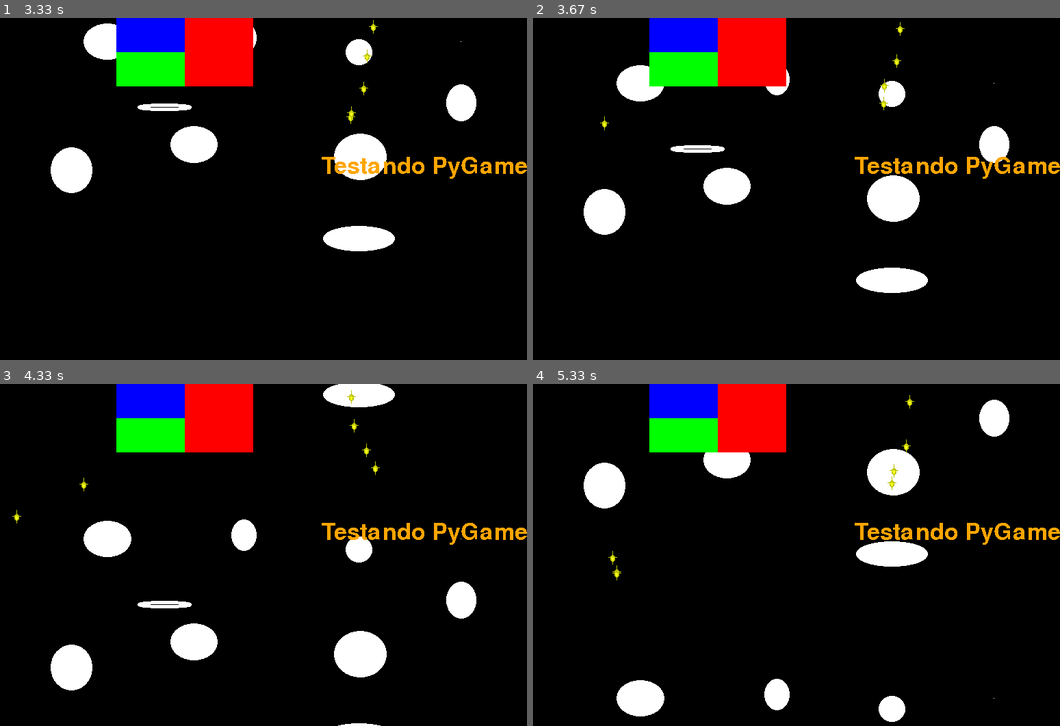
Above: before the commit, frames 1-4 (two rows, left to right).
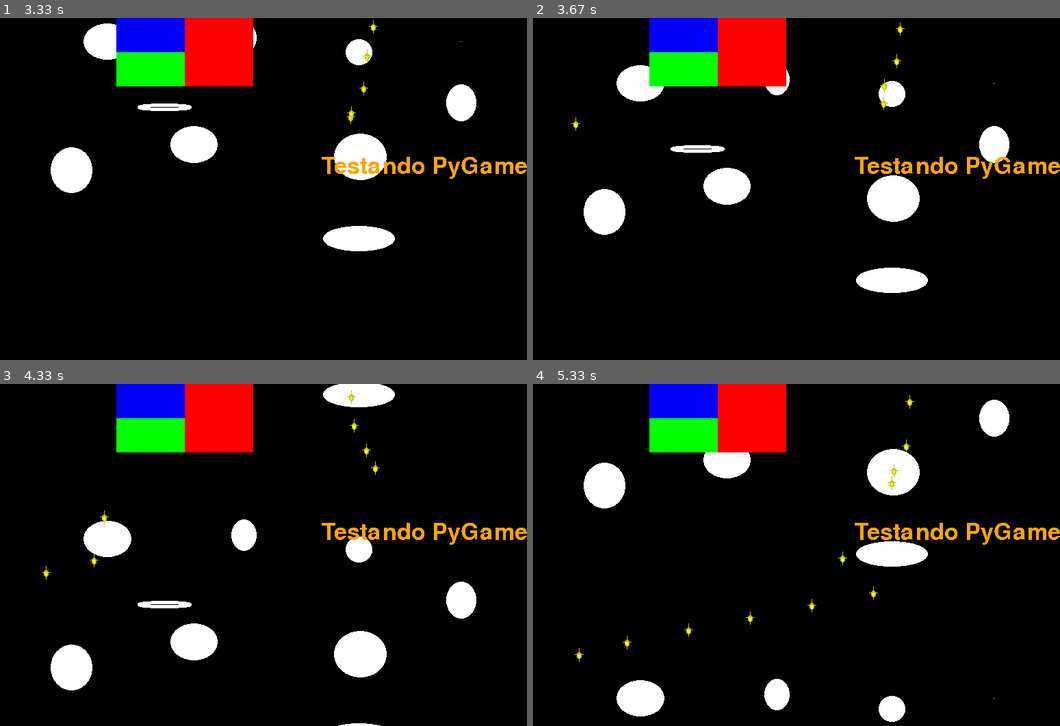
Above: after the commit, the same moments.

Repository: UNIVEM-BCC-BSI/Cosmos-Learning
Game: pygame game, started from tests/PyGame/pyGame-Features.py
Same seed, same stepped clock (60 frames per second), same inputs: the game is played once before the commit and once after it.
Inputs:
- Up to frame 1 (3.33 s): tap Space at 0.33, 0.73, 1.03, 1.23, 1.57, 1.87, 2.07, 2.37, 2.63, 2.97, 3.27 s; hold D 0.67-1.13 s; hold W 1.17-1.47 s; hold D 1.5-1.97 s; hold A 2-2.53 s; hold S 2.57-2.87 s; hold A 2.9-3.3 s
- Up to frame 2 (3.67 s): hold W from 3.33 s (still down); tap Space at 3.4 s
- Up to frame 3 (4.33 s): release W at 3.7 s; hold D from 3.73 s (still down); tap Space at 3.8, 4.1 s
- Up to frame 4 (5.33 s): release D at 4.37 s; hold S 4.4-4.77 s; tap Space at 4.47, 4.87, 5.17 s; hold A 4.8-5.27 s; hold D from 5.3 s (still down)

Frame 1 is identical in both runs. In frame 2, less than 0.1% of the frame differs, in the area x 7-15%, y 28-33%; in frame 3, 0.1%; in frame 4, 0.2%, in the area x 7-66%, y 48-82%.

Commit message:
sistema de tiros inimigos funcionando , falta adicionar sistema de colisões e dano

Diff:
--- a/tests/PyGame/pyGame-Features.py
+++ b/tests/PyGame/pyGame-Features.py
@@ -5,7 +5,9 @@
 
 #TODO diminuir a vida do inimigo
 #TODO adicionar dano aos disparos
-#TODO retrabalhar sistema de inimigos
+#TODO retrabalhar sistema de inimigos (+/- completo, falta adicionar colisao e dano)
+#TODO fazer um metodo para retornar a posição dos tiros, player e inimigos
+
 
 #-----------------------------------------
 #O principal conceito no pygame é o de
@@ -19,7 +21,7 @@
 #------------------------------------------
 
 class Enemy:
-    def __init__(self,tela, vida, spawnPositionX, spawnPositionY, atirador, caminhoDisparo, chancesDeAtirar,disparoSpeed, speedX, speedLimitX,speedY, caminhoImagem, isMovingLeft):
+    def __init__(self,tela, vida, spawnPositionX, spawnPositionY, atirador, caminhoDisparo, cooldownDisparo,disparoSpeed, dano,speedX, speedLimitX,speedY, caminhoImagem, isMovingLeft):
         self.vida = vida
         self.tela = tela
         self.x = spawnPositionX
@@ -28,43 +30,68 @@
         self.disparoX = spawnPositionX
         self.disparoY = spawnPositionY
         self.image = pygame.image.load(caminhoImagem)
+        self.disparo = pygame.image.load(caminhoDisparo)
+        self.disparoDano = dano
         self.speedX = speedX
         self.LimitX = speedLimitX
         self.speedY = speedY
         self.derrotado = False
-        self.chanceShoot = chancesDeAtirar
+        self.lastShoot = pygame.time.get_ticks()
+        self.shootCooldown = cooldownDisparo
+        self.now = pygame.time.get_ticks()
         self.disparoSpeed = disparoSpeed
         self.isMovingLeft = isMovingLeft
+        self.rect = list(self.image.get_rect())
+
+
+        #self.image.fill("red")
+        #print('Oi')
+        #remover depois
 
     def update(self):
-        if self.derrotado == False:
-            self.tela.blit(self.image, (self.x, self.y))
-
-            #Ta uma merda isso
-
-            if self.x > self.tela.get_width():
-                self.isMovingLeft = True
-            elif self.x < 0:
-                self.isMovingLeft = False
-            if self.isMovingLeft:
-                self.x -= self.speedX
-            else:
-                self.x += self.speedX
-
-            self.y += self.speedY
-            if randrange(0,self.chanceShoot) == 1:
-                return True
-            else:
-                return False
+        global disparosInimigos
+
+        if self.x > self.tela.get_width():
+             self.isMovingLeft = True
+        elif self.x < 0:
+             self.isMovingLeft = False
+        if self.isMovingLeft:
+            self.x -= self.speedX
+        else:
+             self.x += self.speedX
+
+        self.y += self.speedY
+
+        self.tela.blit(self.image, (self.x, self.y))
+        print(self.x, self.y)
+
+        self.now = pygame.time.get_ticks()
+        if self.now - self.lastShoot >= self.shootCooldown:
+             disparosInimigos.append(TiroInimigo(self.tela,self.disparo, self.disparoSpeed, self.disparoDano, self.x + (self.rect[2]/2), self.y + (self.rect[3]/2)))
+             self.lastShoot = pygame.time.get_ticks()
             #Provavelmente vai precisar mexer no sistema de tiro inimigo depois
 
-    def atirar(self):
-        self.tela.blit(self.image, (self.disparoX,self.disparoY))
-        #Ta errado isso
-        self.disparoY += self.disparoSpeed
 
     def sofrerDano(self, qtndDano):
         self.vida -= qtndDano
+
+class TiroInimigo():
+    def __init__(self, tela,disparo, speed, dano, spawnX, spawnY):
+        #print("Disparo")
+        self.tela = tela
+        self.image = disparo
+        self.speed = speed
+        self.dano = dano
+        self.x = spawnX
+        self.y = spawnY
+        self.hit = False
+
+    def contato(self):
+        self.hit = True
+
+    def update(self):
+        self.tela.blit(self.image, (self.x,self.y))
+        self.y += self.speed
 
 class Tiro:
     def __init__(self, tela, posicaoXPai, posicaoYPai, velocidadeTiro, dano):
@@ -78,6 +105,10 @@
         self.image = pygame.image.load("tests/PyGame/starSprite.png")
         self.tela = tela
         self.dano = dano
+        self.hit = False
+
+    def contato(self):
+        self.hit = True
 
     def update(self):
         self.tela.blit(self.image, (self.x,self.y))
@@ -146,7 +177,6 @@
 #diferença de ticks necessaria para poder atirar
 lastDisparo = pygame.time.get_ticks()
 lastSpawn = pygame.time.get_ticks()
-
 
 
 while True:
@@ -229,22 +259,20 @@
         if disparo.y < -screen.get_height()-100:
             disparos.pop(disparos.index(disparo))
 
-    for disparo in disparosInimigos:
-        disparo.atirar()
+    #for disparo in disparosInimigos:
+    #    disparo.atirar()
 
     nowSpawn = pygame.time.get_ticks()
     if nowSpawn-lastSpawn>=cooldownSpawn:
-        inimigos.append(Enemy(screen, 10, randrange(0, screen.get_width()+1), 100, True, "tests/PyGame/starSprite.png",50, 2, 2, 10, 1, "tests/PyGame/starSprite.png", True))
+        inimigos.append(Enemy(screen, 10, 100, 100, True, "tests/PyGame/starSprite.png", 300, 2, 5, 5, screen.get_width(), 1, "tests/PyGame/starSprite.png", True))
         lastSpawn = pygame.time.get_ticks()
 
     for inimigo in inimigos:
 
-        for disparo in disparos:
-            if inimigo.x == disparo.x and inimigo.y == disparo.y:
-                #nao ta funcionando
-                inimigo.derrotado = True
-        if inimigo.update():
-            disparosInimigos.append(inimigo)
+        inimigo.update()
+
+    for disparo in disparosInimigos:
+        disparo.update()
 
 
 
